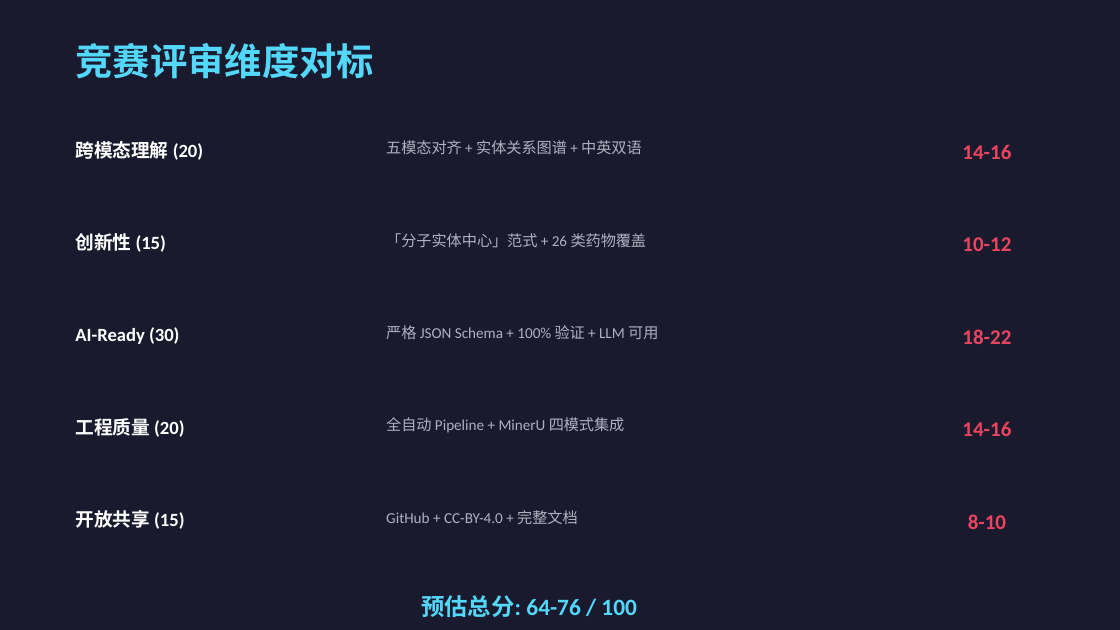
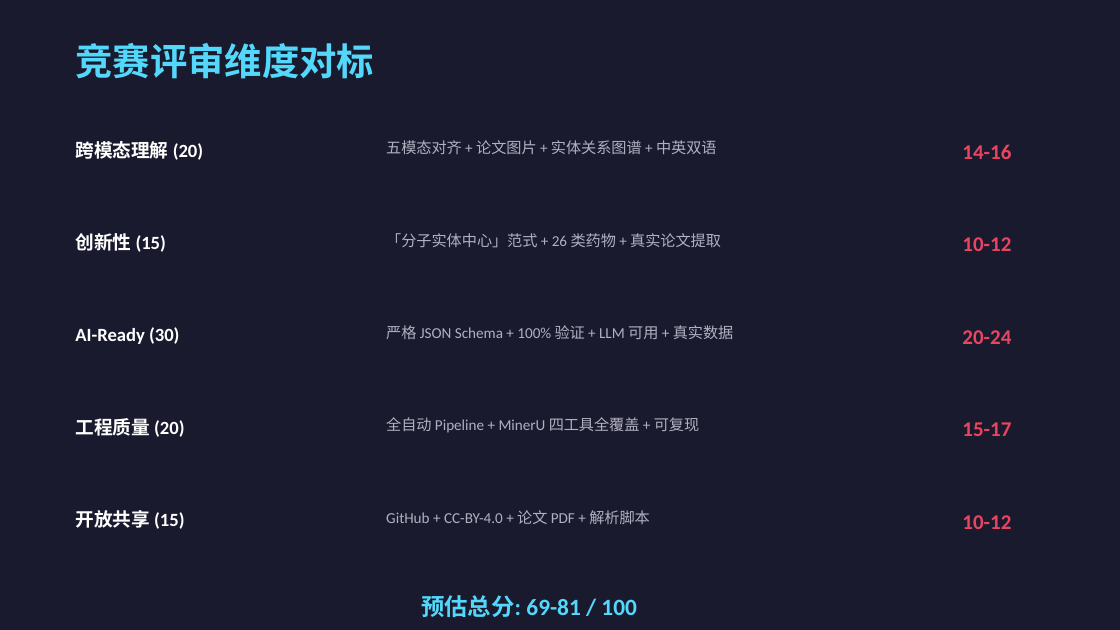
Before and after one commit to CacinieP/MDIC26-Track1-SciAlign, a slide deck: slide 8 of docs/MolAlign_Competition_PPT.pptx. Drawn at 1120x630 pixels with LibreOffice and Linux fonts; fonts in the diff are those of the drawing. Boxes give left, top, right and bottom in pixels: in the first picture for what was removed or moved away, otherwise in the second. Text is boxed around its words. In the diff, an @@ line names an element or a change of style, - is before the commit and + after.

Commit message:
feat: update PPT, samples and notebook with real MinerU extraction data
- Regenerate PPT (v2.1): updated stats, MinerU usage, paper extraction table
- Update sample dataset: 12 samples now include 5 with real paper images
- Fix notebook: handle RDKit MolsToGridImage API change
- Add generated analysis figures (category/property/modality/grid)

```diff
--- a/docs/MolAlign_Competition_PPT.pptx
+++ b/docs/MolAlign_Competition_PPT.pptx
@@ text at (386, 140, 717, 154): text changed @@
-五模态对齐 + 实体关系图谱 + 中英双语
+五模态对齐 + 论文图片 + 实体关系图谱 + 中英双语
@@ text at (386, 233, 721, 248): text changed @@
-「分子实体中心」范式 + 26 类药物覆盖
+「分子实体中心」范式 + 26 类药物 + 真实论文提取
@@ text at (386, 325, 734, 339): text changed @@
-严格 JSON Schema + 100% 验证 + LLM 可用
+严格 JSON Schema + 100% 验证 + LLM 可用 + 真实数据
@@ text at (962, 330, 1011, 344): text changed @@
-18-22
+20-24
@@ text at (386, 417, 699, 433): text changed @@
-全自动 Pipeline + MinerU 四模式集成
+全自动 Pipeline + MinerU 四工具全覆盖 + 可复现
@@ text at (962, 422, 1011, 436): text changed @@
-14-16
+15-17
@@ text at (386, 510, 650, 524): text changed @@
-GitHub + CC-BY-4.0 + 完整文档
+GitHub + CC-BY-4.0 + 论文 PDF + 解析脚本
@@ text at (962, 515, 1011, 529): text changed @@
-8-10
+10-12
@@ text at (421, 595, 636, 617): text changed @@
-预估总分: 64-76 / 100
+预估总分: 69-81 / 100
```
Also in this commit, not shown: 6 other slides changed, 1 slide added, 1 slide removed, 8 other files.
